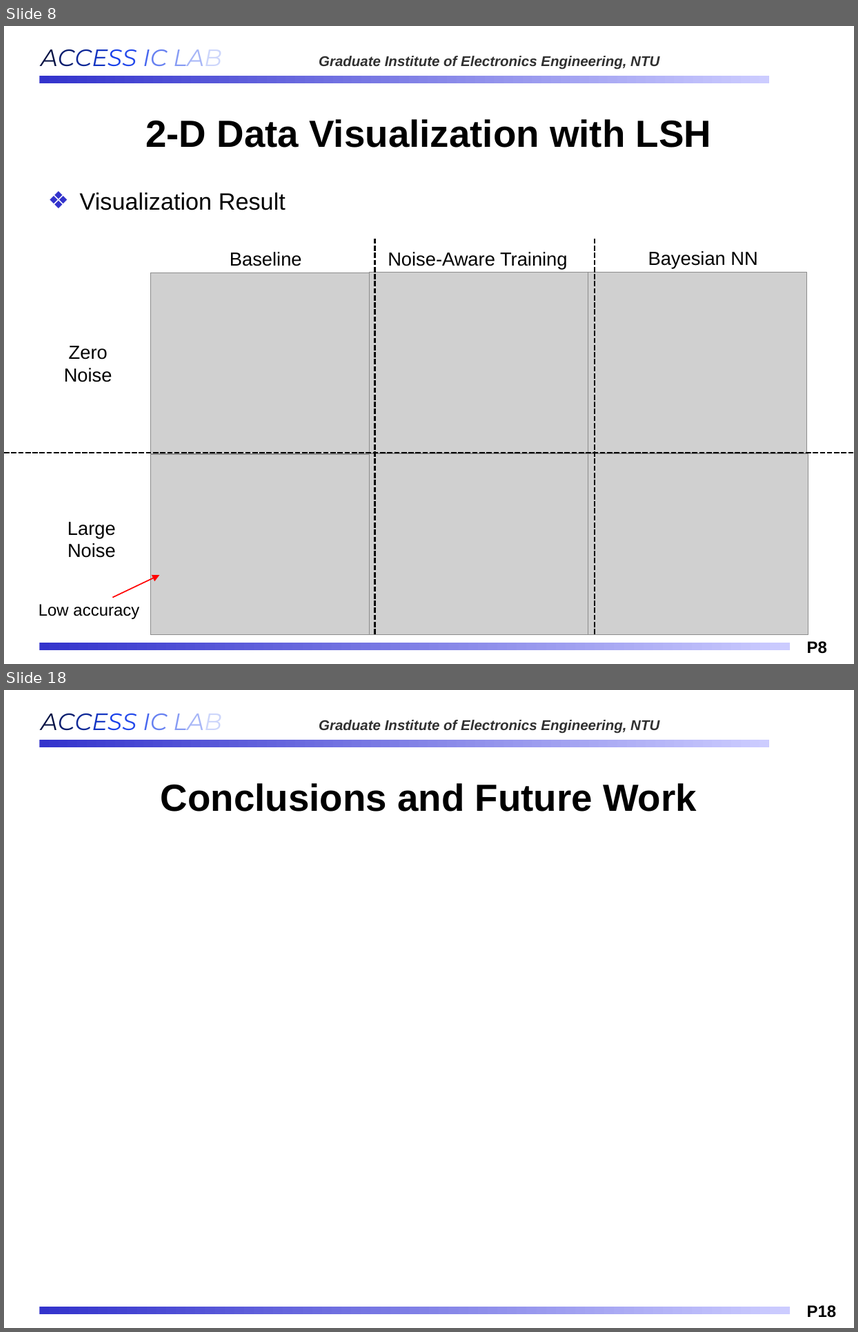
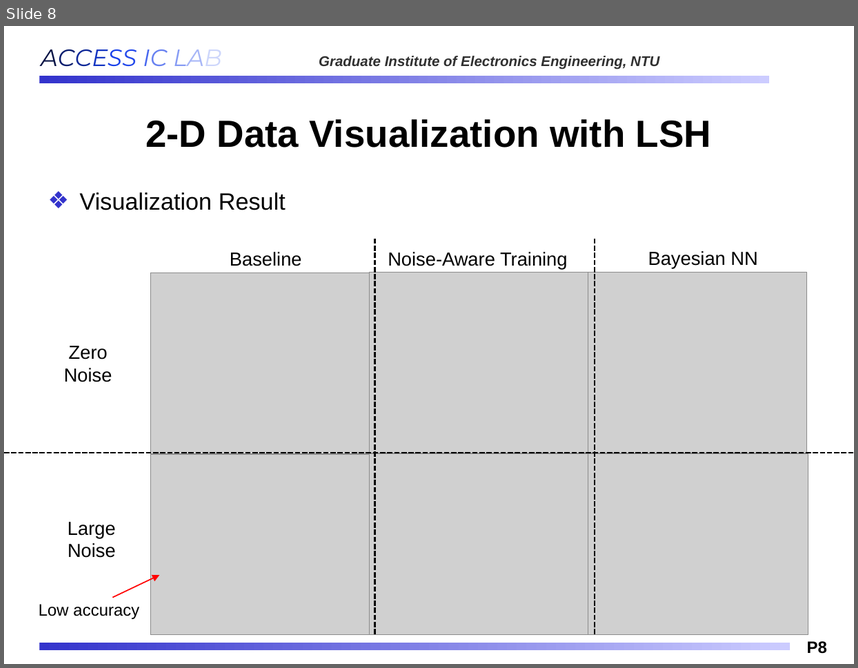
Before and after one commit to Oniontow/AndyWu_Project, a slide deck: b11901027_王仁軒.pptx. Shown one above the other, each under a label of ours: slides 8 and 18 before the commit, slide 8 after it; the slides between them are not shown. The pictures are 858x1332 and 858x668 pixels, drawn with LibreOffice and Linux fonts; fonts in the diff are those of the drawing; grey boxes stand for pictures; background and template pictures are left out. Boxes give left, top, right and bottom in pixels: in the first picture for what was removed or moved away, otherwise in the second. Text is boxed around its words. In the diff, an @@ line names an element or a change of style, - is before the commit and + after.

```diff
--- a/b11901027_王仁軒.pptx
+++ b/b11901027_王仁軒.pptx
@@ slide 18 removed at (x1=4, y1=690, x2=854, y2=1328), background #FFFFFF; not listed: 4 template elements that a slide beside it also shows @@
@@ title removed at (x1=161, y1=783, x2=697, y2=811) @@
-Conclusions and Future Work
```
Also in this commit, not shown: 1 slide changed, 2 slides added, 7 other slides removed.
